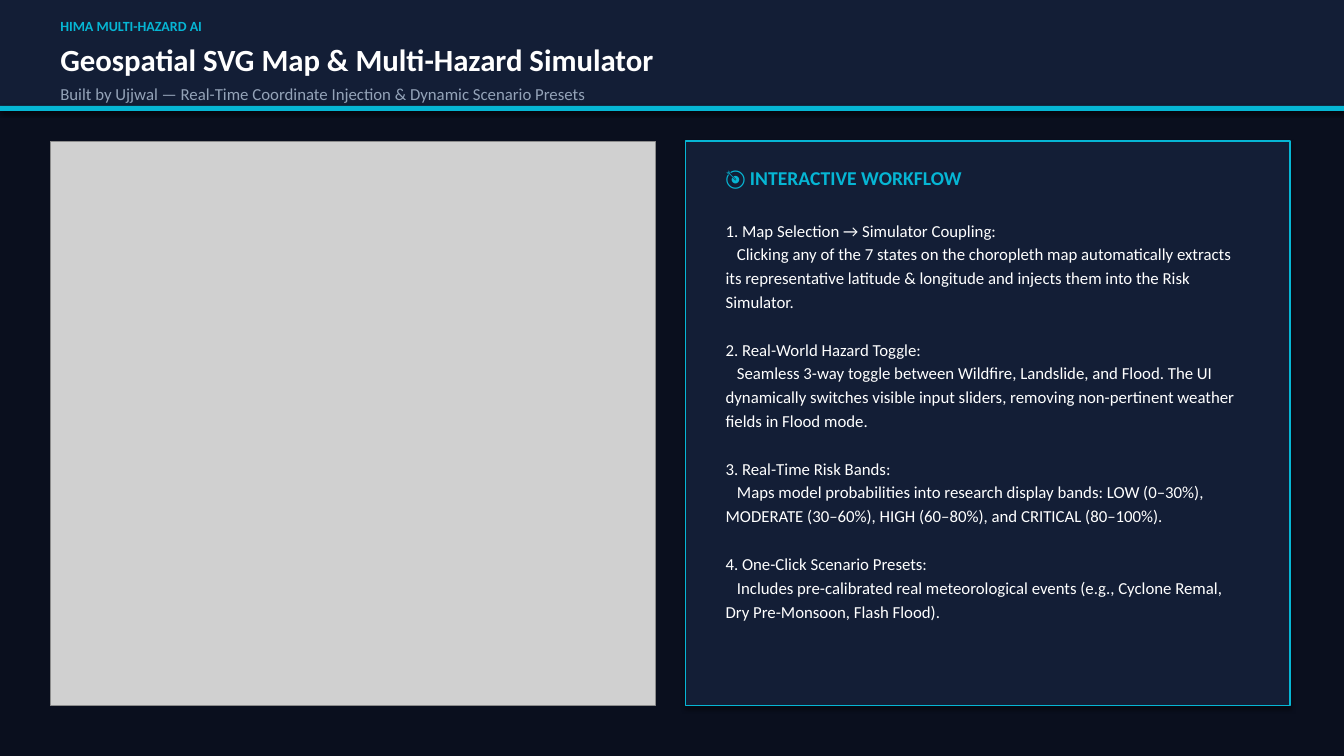
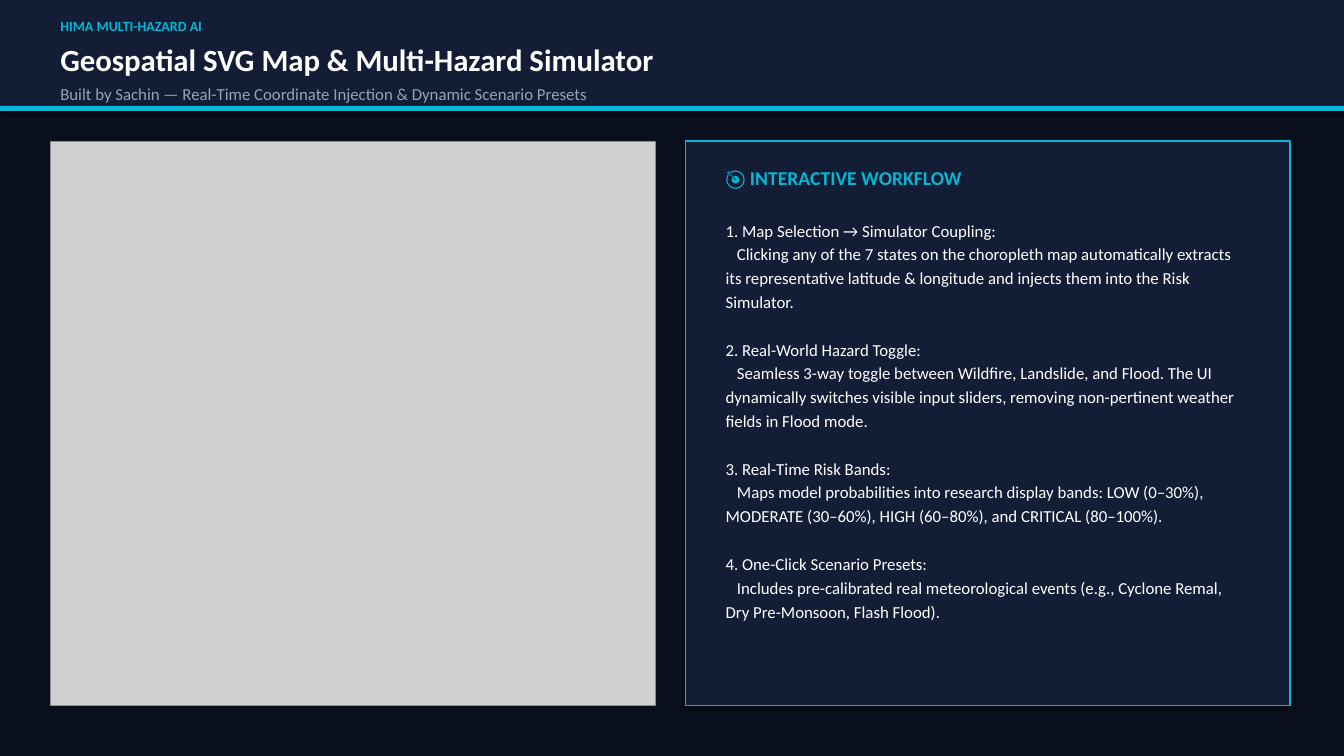
Before and after one commit to ujjww4ll/HIMA, a slide deck: slide 7 of Flood_Prediction_and_Early_Warning_System.pptx. Drawn at 1344x756 pixels with LibreOffice and Linux fonts; fonts in the diff are those of the drawing; grey boxes stand for pictures. Boxes give left, top, right and bottom in pixels: in the first picture for what was removed or moved away, otherwise in the second. Text is boxed around its words. In the diff, an @@ line names an element or a change of style, - is before the commit and + after.

Commit message:
Update 7-member roster: M1-Sachin, M2-Anshul, M3-Ujjwal, M4-Aadi, M5-Malvika, M6-Shubhangi, M7-Sonam

```diff
--- a/Flood_Prediction_and_Early_Warning_System.pptx
+++ b/Flood_Prediction_and_Early_Warning_System.pptx
@@ text at (60, 88, 587, 103): text changed @@
-Built by Ujjwal — Real-Time Coordinate Injection & Dynamic Scenario Presets
+Built by Sachin — Real-Time Coordinate Injection & Dynamic Scenario Presets
```
Also in this commit, not shown: 14 other slides changed, 5 other files.
